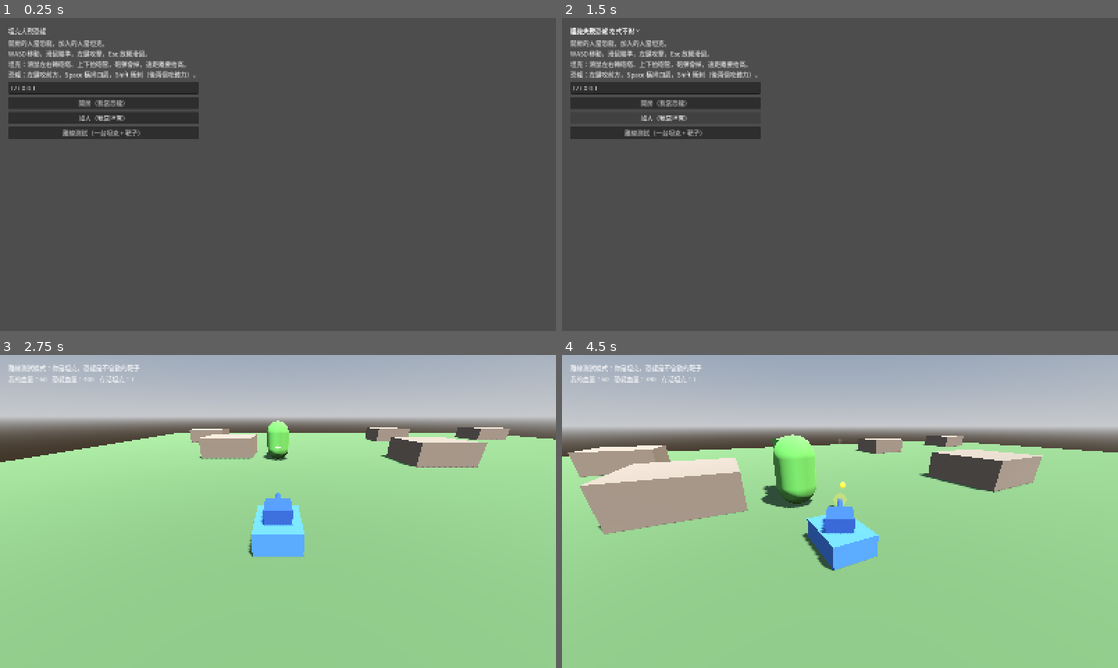
Above: before the commit, frames 1-4 (two rows, left to right).
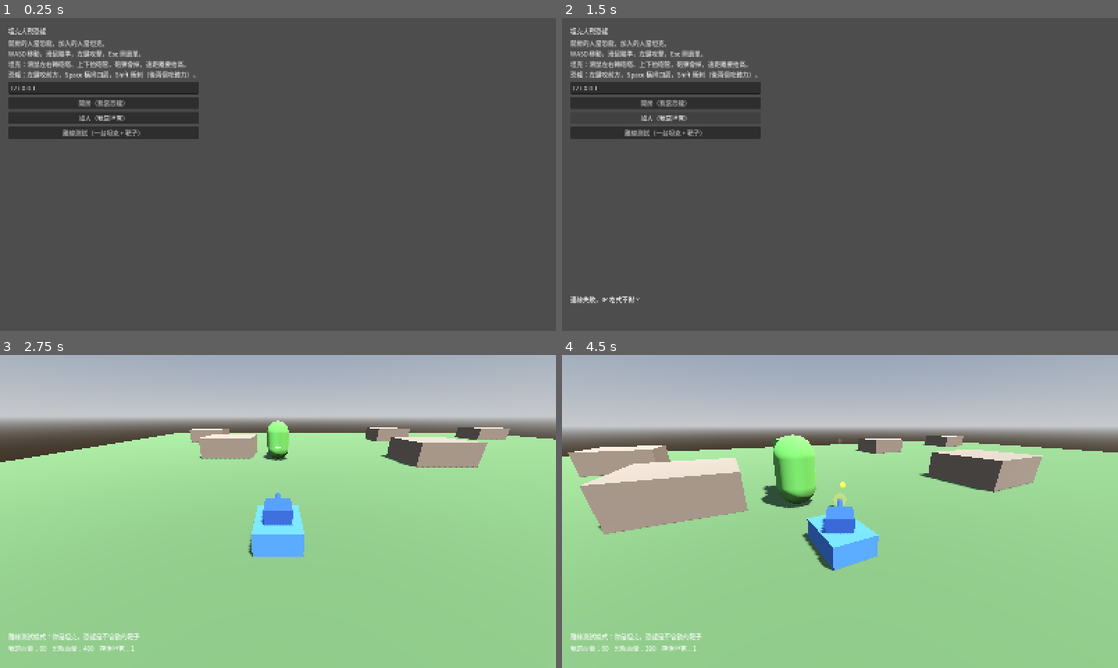
Above: after the commit, the same moments.

Repository: billxu0521/tank_war
Game: Godot game, scene res://main.tscn
Same seed, same stepped clock (60 frames per second), same inputs: the game is played once before the commit and once after it.
Inputs (mouse positions are in pixels of both pictures, inside the frame that each line leads up to):
- Up to frame 1 (0.25 s): no input
- Up to frame 2 (1.5 s): click "開房（我當恐龍）" at 0.5 s; click "加入（我當坦克）" at 1.25 s
- Up to frame 3 (2.75 s): click "離線測試（一台坦克 + 靶子）" at 2 s
- Up to frame 4 (4.5 s): tap Enter at 2.75 s; move the mouse to (867, 511) at 2.77 s; hold Shift 2.78-3.53 s; hold W from 2.78 s (still down); click (867, 511) at 2.92 s; tap Space at 3.02, 3.77 s; move the mouse to (812, 511) at 3.52 s; tap Shift at 3.6 s; click (812, 511) at 3.67 s; move the mouse to (851, 505) at 4.27 s; hold Shift from 4.28 s (still down); click (851, 505) at 4.42 s

The runs differ from the first frame. In frame 1, less than 0.1% of the frame differs, in the area x 21-27%, y 10-13%; in frame 2, 0.4%; in frame 3, 1.0%; in frame 4, 1.1%, in the area x 1-26%, y 3-95%.

Commit message:
加 Esc 暫停選單，可以回大廳重開一局
- Esc 開／關選單：繼續遊戲、回到大廳、離開遊戲
- 回大廳會斷線、清掉玩家、重設計數，連接埠放掉才能馬上重開
- 主機離開時客戶端也會自動回大廳（原本只留一行字）
- HUD 和狀態列移到畫面左下，不然會壓在大廳文字上

Co-Authored-By: Claude Opus 5 (1M context) <noreply@anthropic.com>
Claude-Session: https://claude.ai/code/session_019SAVwhULYTqidBLb1Ej4sE

Diff:
--- a/main.gd
+++ b/main.gd
@@ -11,6 +11,7 @@
 @onready var hud: Label = $UI/Root/Hud
 @onready var stamina_bar: ProgressBar = $UI/Root/Stamina
 @onready var crosshair: Label = $UI/Root/Crosshair
+@onready var menu: Control = $UI/Root/Menu
 @onready var players: Node3D = $Players
 
 var _tanks := 0
@@ -22,8 +23,10 @@
 	multiplayer.peer_connected.connect(_spawn)
 	multiplayer.peer_disconnected.connect(_despawn)
 	multiplayer.connected_to_server.connect(func() -> void: status.text = "已連線，你是坦克。WASD 移動，滑鼠瞄準砲塔，左鍵開砲")
-	multiplayer.connection_failed.connect(func() -> void: status.text = "連線失敗，檢查 IP 和防火牆")
-	multiplayer.server_disconnected.connect(func() -> void: status.text = "主機斷線了")
+	multiplayer.connection_failed.connect(
+		func() -> void: _to_lobby.call_deferred("連線失敗，檢查 IP 和防火牆"))
+	multiplayer.server_disconnected.connect(
+		func() -> void: _to_lobby.call_deferred("主機斷線了"))
 	_autostart.call_deferred()
 
 ## 啟動參數，方便在同一台機器開兩個視窗對打：
@@ -43,10 +46,44 @@
 			_on_join_pressed()
 
 func _unhandled_input(e: InputEvent) -> void:
+	if lobby.visible:
+		return
 	if e is InputEventKey and e.pressed and e.keycode == KEY_ESCAPE:
-		Input.mouse_mode = Input.MOUSE_MODE_VISIBLE
-	elif e is InputEventMouseButton and e.pressed and not lobby.visible:
-		Input.mouse_mode = Input.MOUSE_MODE_CAPTURED
+		_set_menu(not menu.visible)
+	elif e is InputEventMouseButton and e.pressed and not menu.visible:
+		Input.mouse_mode = Input.MOUSE_MODE_CAPTURED  # 點畫面重新鎖回滑鼠
+
+# --- 暫停選單 ---
+
+func _set_menu(open: bool) -> void:
+	menu.visible = open
+	Input.mouse_mode = Input.MOUSE_MODE_VISIBLE if open else Input.MOUSE_MODE_CAPTURED
+
+func _on_resume_pressed() -> void:
+	_set_menu(false)
+
+func _on_leave_pressed() -> void:
+	_to_lobby("")
+
+func _on_quit_pressed() -> void:
+	get_tree().quit()
+
+## 斷線 + 清乾淨，回到可以重新開房／加入的狀態
+func _to_lobby(msg: String) -> void:
+	if multiplayer.multiplayer_peer != null:
+		multiplayer.multiplayer_peer.close()
+		multiplayer.multiplayer_peer = null
+	for p in players.get_children():
+		p.free()  # 用 free 不用 queue_free，不然馬上重開會撞到同名節點
+	_tanks = 0
+	_over = false
+	menu.hide()
+	crosshair.hide()
+	stamina_bar.hide()
+	lobby.show()
+	hud.text = ""
+	status.text = msg
+	Input.mouse_mode = Input.MOUSE_MODE_VISIBLE
 
 # --- 連線 ---
 
@@ -76,6 +113,7 @@
 
 func _enter_game(msg: String) -> void:
 	lobby.hide()
+	menu.hide()
 	status.text = msg
 	Input.mouse_mode = Input.MOUSE_MODE_CAPTURED
 
--- a/main.tscn
+++ b/main.tscn
@@ -65,7 +65,7 @@
 
 [node name="Hint" type="Label" parent="UI/Root/Lobby"]
 text = "開房的人當恐龍，加入的人當坦克。
-WASD 移動，滑鼠瞄準，左鍵攻擊，Esc 放開滑鼠。\n坦克：滑鼠左右轉砲塔、上下抬砲管，砲彈會掉，遠距離要抬高。\n恐龍：左鍵咬前方，Space 橫掃四周，Shift 衝刺（後兩個吃體力）。"
+WASD 移動，滑鼠瞄準，左鍵攻擊，Esc 開選單。\n坦克：滑鼠左右轉砲塔、上下抬砲管，砲彈會掉，遠距離要抬高。\n恐龍：左鍵咬前方，Space 橫掃四周，Shift 衝刺（後兩個吃體力）。"
 
 [node name="IP" type="LineEdit" parent="UI/Root/Lobby"]
 text = "127.0.0.1"
@@ -80,17 +80,55 @@
 [node name="OfflineBtn" type="Button" parent="UI/Root/Lobby"]
 text = "離線測試（一台坦克 + 靶子）"
 
+[node name="Menu" type="Control" parent="UI/Root"]
+visible = false
+anchor_right = 1.0
+anchor_bottom = 1.0
+
+[node name="Dim" type="ColorRect" parent="UI/Root/Menu"]
+anchor_right = 1.0
+anchor_bottom = 1.0
+color = Color(0, 0, 0, 0.55)
+
+[node name="Box" type="VBoxContainer" parent="UI/Root/Menu"]
+anchor_left = 0.5
+anchor_top = 0.5
+anchor_right = 0.5
+anchor_bottom = 0.5
+offset_left = -120.0
+offset_top = -90.0
+offset_right = 120.0
+offset_bottom = 90.0
+theme_override_constants/separation = 10
+
+[node name="Title" type="Label" parent="UI/Root/Menu/Box"]
+text = "暫停"
+horizontal_alignment = 1
+
+[node name="ResumeBtn" type="Button" parent="UI/Root/Menu/Box"]
+text = "繼續遊戲"
+
+[node name="LeaveBtn" type="Button" parent="UI/Root/Menu/Box"]
+text = "回到大廳"
+
+[node name="QuitBtn" type="Button" parent="UI/Root/Menu/Box"]
+text = "離開遊戲"
+
 [node name="Status" type="Label" parent="UI/Root"]
+anchor_top = 1.0
+anchor_bottom = 1.0
 offset_left = 24.0
-offset_top = 24.0
-offset_right = 980.0
-offset_bottom = 54.0
+offset_top = -104.0
+offset_right = 1000.0
+offset_bottom = -74.0
 
 [node name="Hud" type="Label" parent="UI/Root"]
+anchor_top = 1.0
+anchor_bottom = 1.0
 offset_left = 24.0
-offset_top = 56.0
-offset_right = 980.0
-offset_bottom = 86.0
+offset_top = -70.0
+offset_right = 1000.0
+offset_bottom = -40.0
 
 [node name="Crosshair" type="Label" parent="UI/Root"]
 visible = false
@@ -103,10 +141,12 @@
 
 [node name="Stamina" type="ProgressBar" parent="UI/Root"]
 visible = false
+anchor_top = 1.0
+anchor_bottom = 1.0
 offset_left = 24.0
-offset_top = 92.0
+offset_top = -34.0
 offset_right = 264.0
-offset_bottom = 114.0
+offset_bottom = -12.0
 max_value = 100.0
 value = 100.0
 show_percentage = false
@@ -116,3 +156,6 @@
 [connection signal="pressed" from="UI/Root/Lobby/HostBtn" to="." method="_on_host_pressed"]
 [connection signal="pressed" from="UI/Root/Lobby/JoinBtn" to="." method="_on_join_pressed"]
 [connection signal="pressed" from="UI/Root/Lobby/OfflineBtn" to="." method="_on_offline_pressed"]
+[connection signal="pressed" from="UI/Root/Menu/Box/ResumeBtn" to="." method="_on_resume_pressed"]
+[connection signal="pressed" from="UI/Root/Menu/Box/LeaveBtn" to="." method="_on_leave_pressed"]
+[connection signal="pressed" from="UI/Root/Menu/Box/QuitBtn" to="." method="_on_quit_pressed"]
--- a/test_battle.gd
+++ b/test_battle.gd
@@ -19,6 +19,7 @@
 		_case_attacks()
 		_case_offline()
 		_case_gun_pitch()
+		_case_back_to_lobby()
 		_start_shell_case()
 		return false
 	# 砲彈要飛好幾個 frame 才會打到人
@@ -34,7 +35,7 @@
 		printerr("有 %d 項失敗" % _fails)
 		quit(1)
 	else:
-		print("OK：生怪、傷害、勝負、咬/橫掃範圍、離線模式、砲管俯仰、砲彈命中都正常")
+		print("OK：生怪、傷害、勝負、咬/橫掃範圍、離線模式、砲管俯仰、回大廳重開、砲彈命中都正常")
 	return true
 
 # --- 共用 ---
@@ -57,8 +58,9 @@
 	return m
 
 func _end(m: Node) -> void:
-	m.multiplayer.multiplayer_peer.close()
-	m.multiplayer.multiplayer_peer = null
+	if m.multiplayer.multiplayer_peer != null:
+		m.multiplayer.multiplayer_peer.close()
+		m.multiplayer.multiplayer_peer = null
 	root.remove_child(m)
 	m.free()
 
@@ -127,6 +129,20 @@
 	_ck(is_equal_approx(t.gun.rotation.x, 0.2), "砲管模型要跟著轉")
 	_end(m)
 
+## 回大廳要清乾淨，而且要能馬上重開一局
+func _case_back_to_lobby() -> void:
+	var m := _new_game()
+	m._to_lobby("")
+	_ck(m.players.get_child_count() == 0, "回大廳要把玩家清掉")
+	_ck(m.multiplayer.multiplayer_peer == null, "回大廳要斷線")
+	_ck(m.lobby.visible and not m.menu.visible, "回大廳要看得到大廳、選單要關掉")
+	_ck(m._tanks == 0 and not m._over, "計數和勝負狀態要歸零")
+
+	m._on_host_pressed()  # 連接埠要放掉了，才開得起第二局
+	m._spawn(2)
+	_ck(m.players.get_child_count() == 2 and m._tanks == 1, "要能馬上重開一局")
+	_end(m)
+
 ## 砲彈要真的飛過去打中人（跨好幾個 frame）
 func _start_shell_case() -> void:
 	var m := _new_game()
Not shown, changed: 說明.txt
Not shown, changed: README.md
